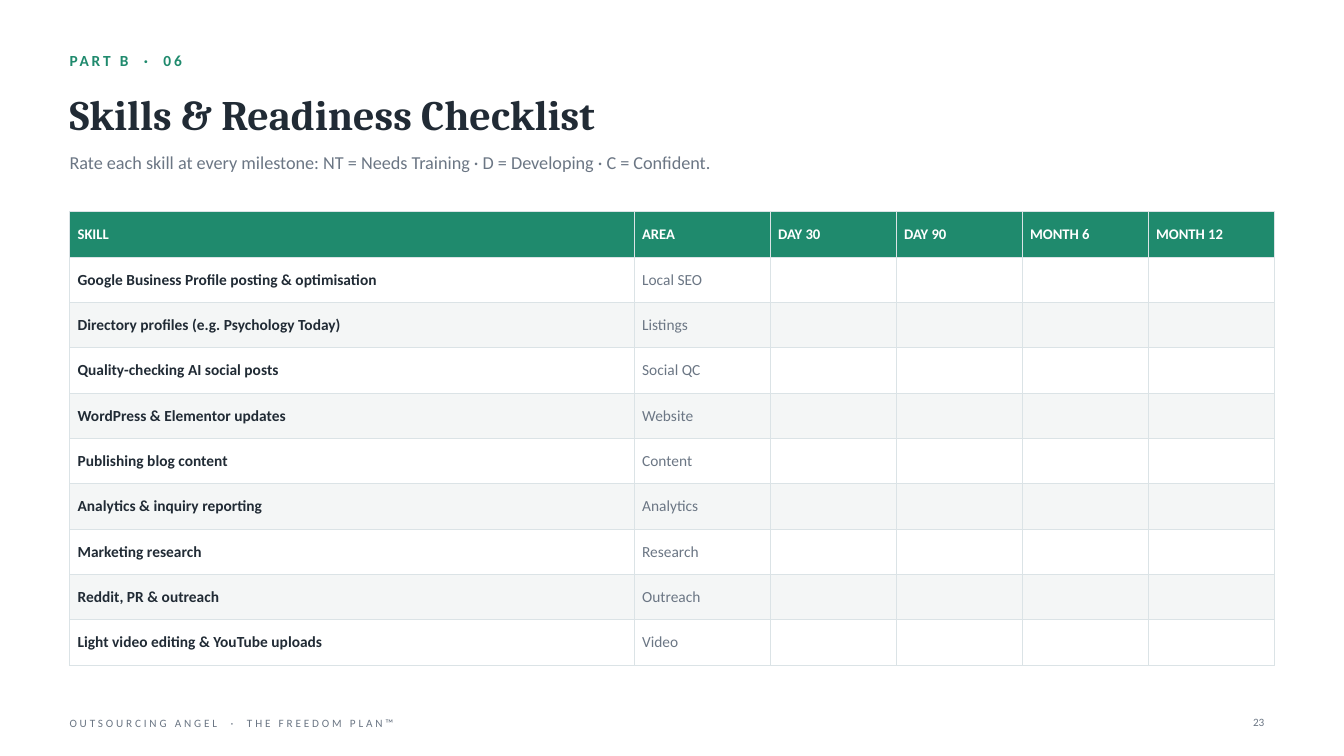
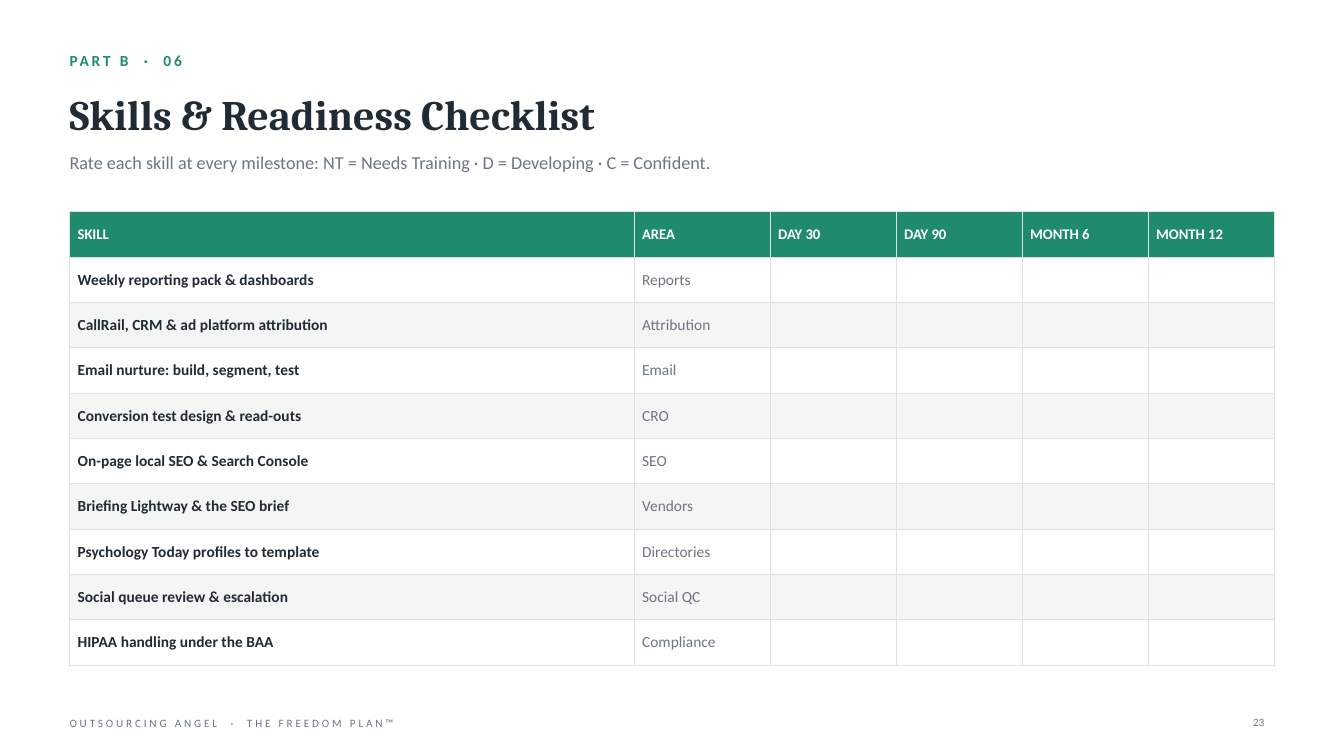
Before and after one commit to gail-gif/OA, a slide deck: slide 23 of Jennifer_Olivares_Freedom_Plan.pptx. Drawn at 1344x756 pixels with LibreOffice and Linux fonts; fonts in the diff are those of the drawing. Boxes give left, top, right and bottom in pixels: in the first picture for what was removed or moved away, otherwise in the second. Text is boxed around its words. In the diff, an @@ line names an element or a change of style, - is before the commit and + after.

```diff
--- a/Jennifer_Olivares_Freedom_Plan.pptx
+++ b/Jennifer_Olivares_Freedom_Plan.pptx
@@ table at [70, 212, 1274, 654] @@
-row 2, column 1: Google Business Profile posting & optimisation
+row 2, column 1: Weekly reporting pack & dashboards
-row 2, column 2: Local SEO
+row 2, column 2: Reports
-row 3, column 1: Directory profiles (e.g. Psychology Today)
+row 3, column 1: CallRail, CRM & ad platform attribution
-row 3, column 2: Listings
+row 3, column 2: Attribution
-row 4, column 1: Quality-checking AI social posts
+row 4, column 1: Email nurture: build, segment, test
-row 4, column 2: Social QC
+row 4, column 2: Email
-row 5, column 1: WordPress & Elementor updates
+row 5, column 1: Conversion test design & read-outs
-row 5, column 2: Website
+row 5, column 2: CRO
-row 6, column 1: Publishing blog content
+row 6, column 1: On-page local SEO & Search Console
-row 6, column 2: Content
+row 6, column 2: SEO
-row 7, column 1: Analytics & inquiry reporting
+row 7, column 1: Briefing Lightway & the SEO brief
-row 7, column 2: Analytics
+row 7, column 2: Vendors
-row 8, column 1: Marketing research
+row 8, column 1: Psychology Today profiles to template
-row 8, column 2: Research
+row 8, column 2: Directories
-row 9, column 1: Reddit, PR & outreach
+row 9, column 1: Social queue review & escalation
-row 9, column 2: Outreach
+row 9, column 2: Social QC
-row 10, column 1: Light video editing & YouTube uploads
+row 10, column 1: HIPAA handling under the BAA
-row 10, column 2: Video
+row 10, column 2: Compliance
```
Also in this commit, not shown: 27 other slides changed, 6 other files.
